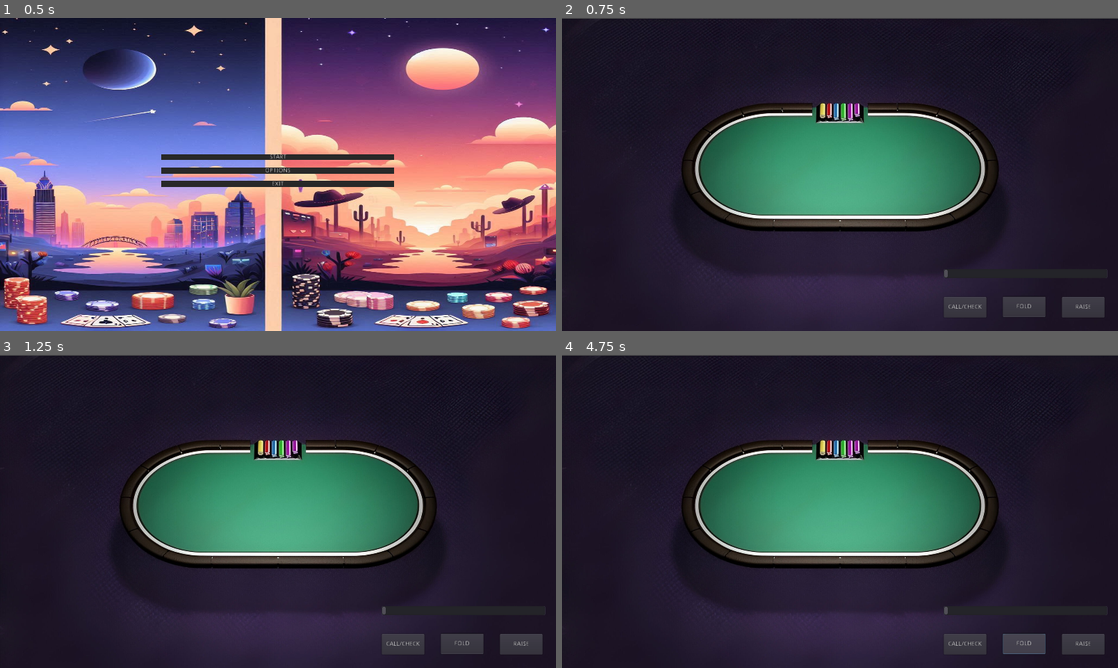
Above: before the commit, frames 1-4 (two rows, left to right).
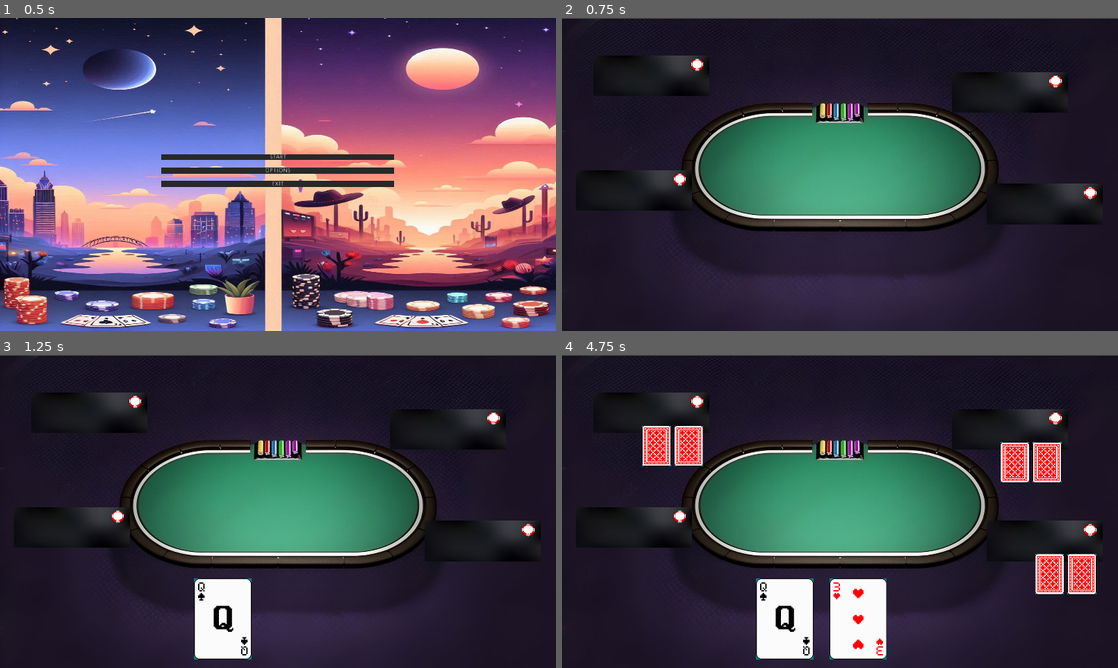
Above: after the commit, the same moments.

Repository: Jesusaez/PokerWithFriends_Game
Game: Godot game, scene res://escenas/Menu.tscn
Same seed, same stepped clock (60 frames per second), same inputs: the game is played once before the commit and once after it.
Inputs (mouse positions are in pixels of both pictures, inside the frame that each line leads up to):
- Up to frame 1 (0.5 s): no input
- Up to frame 2 (0.75 s): click "START" at 0.5 s
- Up to frame 3 (1.25 s): no input
- Up to frame 4 (4.75 s): click (1084, 642) at 1.25 s, where only the run before the commit has a clickable "RAISE"; click (1023, 642) at 2 s, where only the run before the commit has a clickable "FOLD"; click (962, 642) at 2.75 s, where only the run before the commit has a clickable "CALL/CHECK"; click (1084, 642) at 3.5 s, where only the run before the commit has a clickable "RAISE"; click (1023, 642) at 4.25 s, where only the run before the commit has a clickable "FOLD"

Frame 1 is identical in both runs. In frame 2, 4.0% of the frame differs, in the area x 4-99%, y 12-96%; in frame 3, 6.7%; in frame 4, 13%, in the area x 4-99%, y 12-98%.
Error before the commit: Parse Error: Error parsing expression, misplaced: else (res://escenas/Gamse.gd:144)

Commit message:
Esperar Turnos correctamente

Diff:
--- a/escenas/Gamse.gd
+++ b/Scripts/Gamse.gd
@@ -55,6 +55,7 @@
 ]
 # Arrays con los nombres y los chips
 var PlayerChips = [5000, 5000, 5000, 5000, 5000]
+var PlayerFolded = [false, false, false, false, false]
 var playerName = ["Pedro Sanchez","Mario Mendez", "Jesus Saez", "Eric Garcia", "Josep Ruiz"]
 var playerCards=[]
 var turnoJug=0
@@ -87,6 +88,7 @@
 var interfaz_players = []
 
 func _ready():
+	$Interfaz_Bets.hide()
 	bets_scene = $Interfaz_Bets  # Cambia esto si tienes una ruta diferente
 	bets_scene.connect("boton_presionado", self, "_on_boton_presionado")
 	randomize()
@@ -115,17 +117,18 @@
 	#Empezar Juego
 func oneRound():
 	#Robar Cartas
-	mostrar_cartas_secuencialmente()
-	tomaDecisiones()
+	yield(mostrar_cartas_secuencialmente(), "completed")
+	yield(tomaDecisiones(), "completed")
+
 	turnoJug=turnoJug+1;
 
 
 func tomaDecisiones():
 	for i in range(numPlayer):
 		if turnoJug==0:
-			tomaDecisionJugador()
+			yield(tomaDecisionJugador(), "completed")
 		else:
-			tomaDecisionBots()
+			yield(tomaDecisionBots(), "completed")
 		turnoJug=turnoJug+1;
 		if turnoJug>4:
 			turnoJug=0;
@@ -133,6 +136,7 @@
 
 # Falta hacer que se espere a q el jugador clicke uno de los botones de check o algo asi
 func tomaDecisionJugador():
+	$Interfaz_Bets.show()
 	yield(bets_scene, "boton_presionado")  # Espera a que se presione un botón
 	print("El jugador ha tomado una decisión")
 
@@ -140,19 +144,19 @@
 	print("Botón seleccionado:", opcion)
 	# Aquí puedes realizar acciones basadas en la opción
 	if opcion==1:
-
-		else if opcion==2:
-
+		print("Botón seleccionado:", opcion)
+	else:
+		if opcion==2:
+			print("Botón seleccionado:", opcion)
 		else:
+			print("Botón seleccionado:", opcion)
+	$Interfaz_Bets.hide()
 
 
 func tomaDecisionBots():
 	var opcion = rng.randf_range(0, 4)
 	yield(get_tree().create_timer(rng.randf_range(0, 4)), "timeout")
 
-func _on_button_pressed(button_number):
-	# Emitir la señal `button_chosen` cuando se presiona un botón
-	emit_signal("button_chosen", button_number)
 
 # Robar Las Cartas God
 func mostrar_cartas_secuencialmente():
--- a/Scripts/InterfazBets.gd
+++ b/Scripts/InterfazBets.gd
@@ -4,9 +4,9 @@
 
 # Conectar los botones al método "_on_button_pressed"
 func _ready():
-	$Button.connect("pressed", self, "_on_button_pressed", [1])
-	$Button2.connect("pressed", self, "_on_button_pressed", [2])
-	$Button3.connect("pressed", self, "_on_button_pressed", [3])
+	$call.connect("pressed", self, "_on_button_pressed", [1])
+	$fold.connect("pressed", self, "_on_button_pressed", [2])
+	$raise.connect("pressed", self, "_on_button_pressed", [3])
 	# No conectamos HScrollBar porque no la queremos para esta función
 
 # Emitir la señal con el número del botón presionado
--- a/escenas/Gamse.tscn
+++ b/escenas/Gamse.tscn
@@ -2,7 +2,7 @@
 
 [ext_resource path="res://escenas/InterfazBets.tscn" type="PackedScene" id=1]
 [ext_resource path="res://Assets/maps/Poker_table.png" type="Texture" id=2]
-[ext_resource path="res://escenas/Gamse.gd" type="Script" id=4]
+[ext_resource path="res://Scripts/Gamse.gd" type="Script" id=4]
 
 [sub_resource type="Curve2D" id=1]
 _data = {
@@ -32,6 +32,7 @@
 stretch_mode = 1
 
 [node name="Interfaz_Bets" parent="." instance=ExtResource( 1 )]
+visible = false
 anchor_left = 1.0
 anchor_top = 1.0
 
